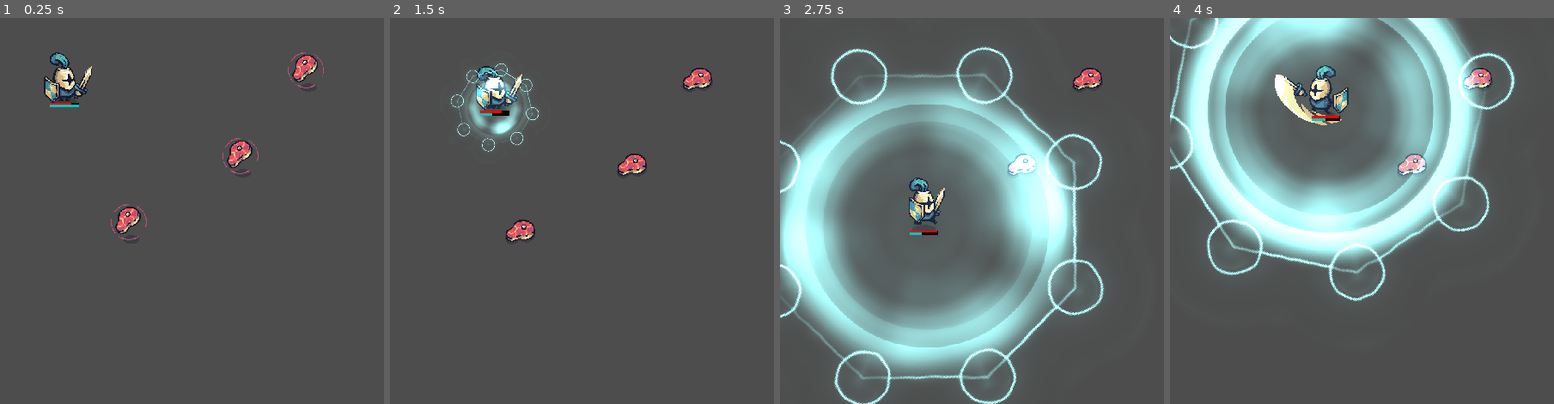
Above: before the commit, frames 1-4 (left to right).
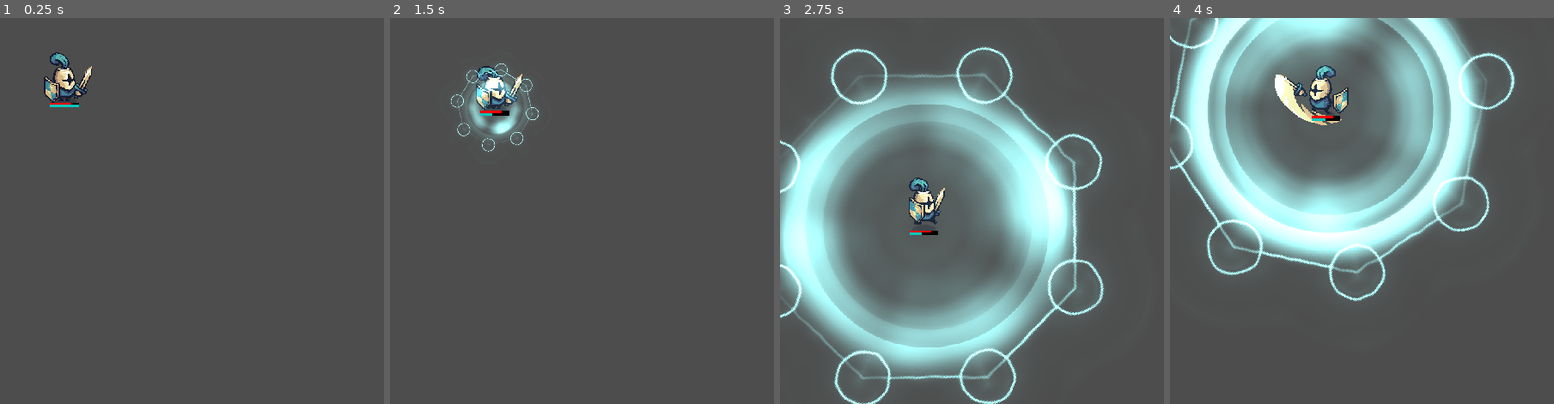
Above: after the commit, the same moments.

Repository: GracilianoOG/godot-dio-tiny-swords
Game: Godot game, scene res://test_scenes/test_meat.tscn
The game is run twice, just before and just after one commit, with the same random seed, the same clock (stepped at 60 frames per second) and the same inputs. This scene is started directly instead of the project's main scene.
Inputs (mouse positions are in pixels of both pictures, inside the frame that each line leads up to):
- Up to frame 1 (0.25 s): no input
- Up to frame 2 (1.5 s): move the mouse to (outside the picture) at 0.52 s; hold D (move_right) 0.53-1.28 s; click (outside the picture) at 0.6 s; move the mouse to (597, 230) at 1.27 s; hold S (move_down) from 1.28 s (still down); tap F (special) at 1.35 s
- Up to frame 3 (2.75 s): move the mouse to (outside the picture) at 2.02 s; release S (move_down) at 2.03 s; hold D (move_right) from 2.03 s (still down); click (outside the picture) at 2.1 s
- Up to frame 4 (4 s): move the mouse to (1481, 288) at 2.77 s; release D (move_right) at 2.78 s; hold W (move_up) 2.78-3.53 s; tap F (special) at 2.85 s; move the mouse to (outside the picture) at 3.52 s; hold A (move_left) from 3.53 s (still down); click (outside the picture) at 3.6 s

The runs differ from the first frame. In frame 1, 1.1% of the frame differs, in the area x 28-85%, y 8-58%; in frame 2, 1.0%; in frame 3, 0.7%; in frame 4, 0.7%.

Commit message:
Add floating animation on meat

Diff:
--- a/misc/meat.tscn
+++ b/misc/meat.tscn
@@ -63,6 +63,44 @@
 [sub_resource type="CircleShape2D" id="CircleShape2D_qsok8"]
 radius = 31.0
 
+[sub_resource type="Animation" id="Animation_yclen"]
+resource_name = "float"
+length = 2.0
+loop_mode = 1
+tracks/0/type = "value"
+tracks/0/imported = false
+tracks/0/enabled = true
+tracks/0/path = NodePath(".:offset")
+tracks/0/interp = 2
+tracks/0/loop_wrap = true
+tracks/0/keys = {
+"times": PackedFloat32Array(0, 1, 2),
+"transitions": PackedFloat32Array(1, 1, 1),
+"update": 0,
+"values": [Vector2(0, -35), Vector2(0, -45), Vector2(0, -35)]
+}
+
+[sub_resource type="Animation" id="Animation_xgxx4"]
+length = 2.0
+tracks/0/type = "value"
+tracks/0/imported = false
+tracks/0/enabled = true
+tracks/0/path = NodePath(".:offset")
+tracks/0/interp = 1
+tracks/0/loop_wrap = true
+tracks/0/keys = {
+"times": PackedFloat32Array(0),
+"transitions": PackedFloat32Array(1),
+"update": 0,
+"values": [Vector2(0, -35)]
+}
+
+[sub_resource type="AnimationLibrary" id="AnimationLibrary_ghlvu"]
+_data = {
+"RESET": SubResource("Animation_xgxx4"),
+"float": SubResource("Animation_yclen")
+}
+
 [node name="Meat" type="AnimatedSprite2D"]
 sprite_frames = SubResource("SpriteFrames_ssqfb")
 autoplay = "default"
@@ -77,3 +115,9 @@
 [node name="CollisionShape2D" type="CollisionShape2D" parent="Area2D"]
 position = Vector2(4, -19)
 shape = SubResource("CircleShape2D_qsok8")
+
+[node name="AnimationPlayer" type="AnimationPlayer" parent="."]
+libraries = {
+"": SubResource("AnimationLibrary_ghlvu")
+}
+autoplay = "float"
--- a/test_scenes/test_meat.tscn
+++ b/test_scenes/test_meat.tscn
@@ -10,10 +10,7 @@
 health = 75
 
 [node name="Meat" parent="." instance=ExtResource("2_65128")]
-position = Vector2(215, 379)
 
 [node name="Meat2" parent="." instance=ExtResource("2_65128")]
-position = Vector2(402, 268)
 
 [node name="Meat3" parent="." instance=ExtResource("2_65128")]
-position = Vector2(512, 124)
Not shown: 1 places in misc/meat.tscn that only renumber resources
